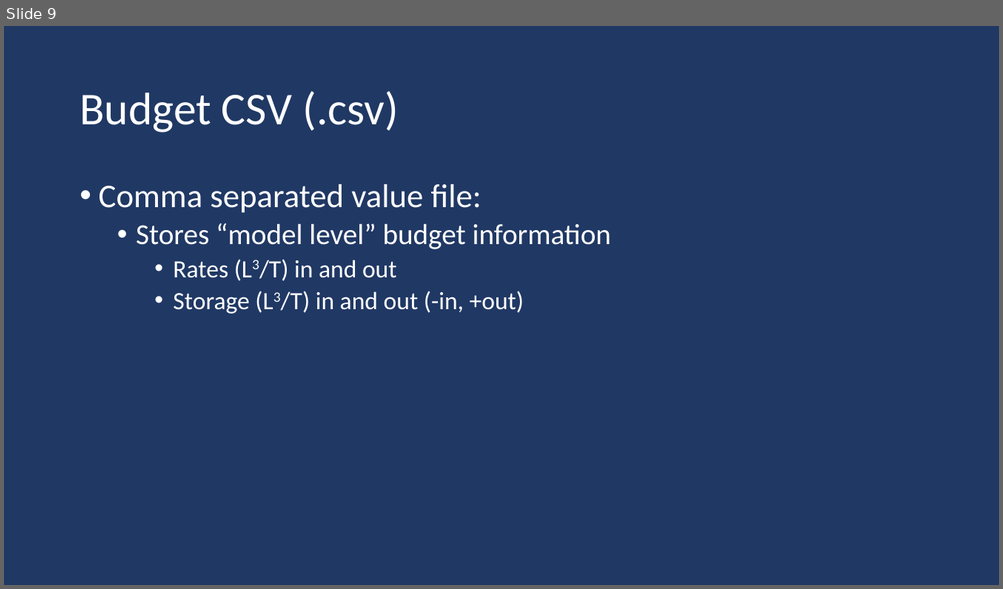
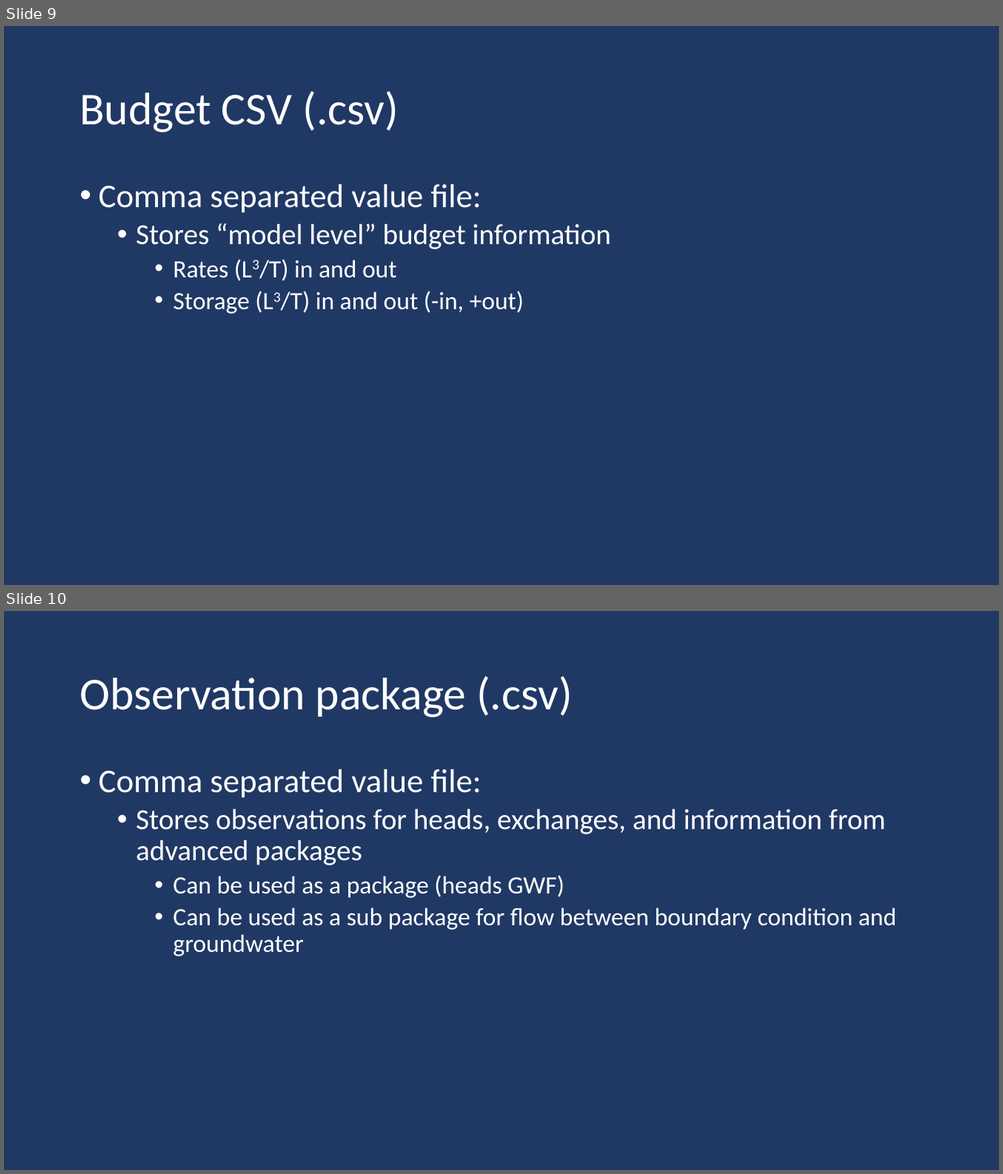
Before and after one commit to jdhughes-usgs/modflow-sandiego-2023, a slide deck: Lectures/Day2_1lecture_SimulationOutput.pptx. Shown one above the other, each under a label of ours: slide 9 before the commit, slides 9 and 10 after it. The pictures are 1003x589 and 1003x1174 pixels, drawn with LibreOffice and Linux fonts; fonts in the diff are those of the drawing. Boxes give left, top, right and bottom in pixels: in the first picture for what was removed or moved away, otherwise in the second. Text is boxed around its words. In the diff, an @@ line names an element or a change of style, - is before the commit and + after.

```diff
--- a/Lectures/Day2_1lecture_SimulationOutput.pptx
+++ b/Lectures/Day2_1lecture_SimulationOutput.pptx
@@ slide 10 added at [4, 611, 999, 1170], background #203864 @@
@@ title added at [79, 676, 572, 718], 44 pt, text #FFFFFF @@
+Observation package (.csv)
@@ text added at [99, 769, 896, 957], 24 pt, text #FFFFFF @@
+• Comma separated value file:
+  • Stores observations for heads, exchanges, and information from advanced packages
+    • Can be used as a package (heads GWF)
+    • Can be used as a sub package for flow between boundary condition and groundwater
```
Also in this commit, not shown: 1 slide changed, 1 other slide added.
